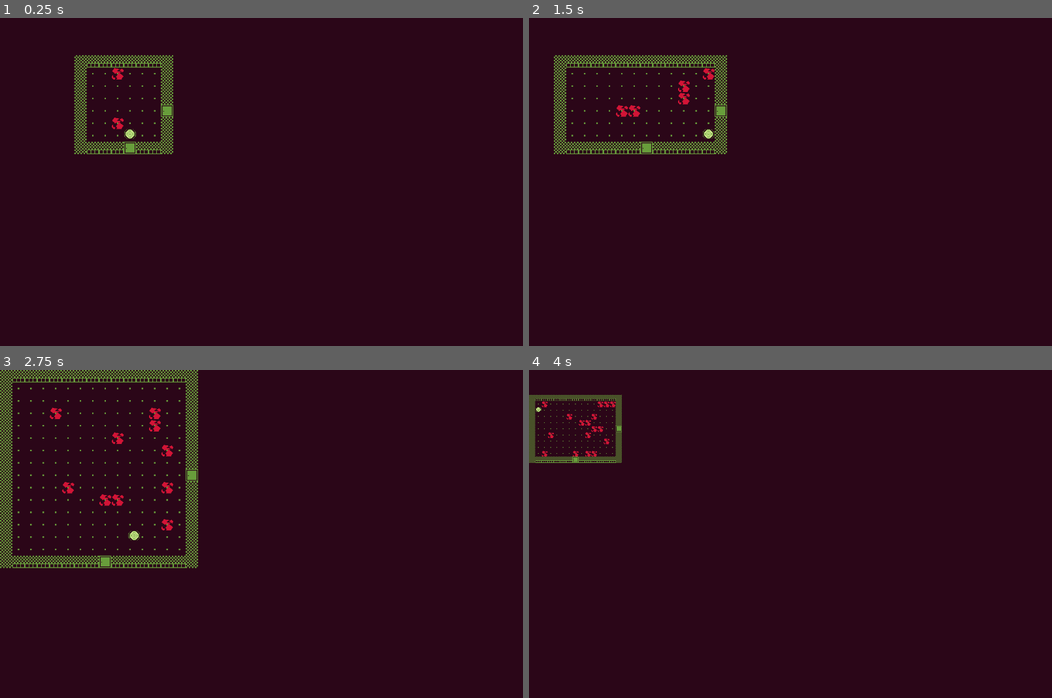
Above: before the commit, frames 1-4 (two rows, left to right).
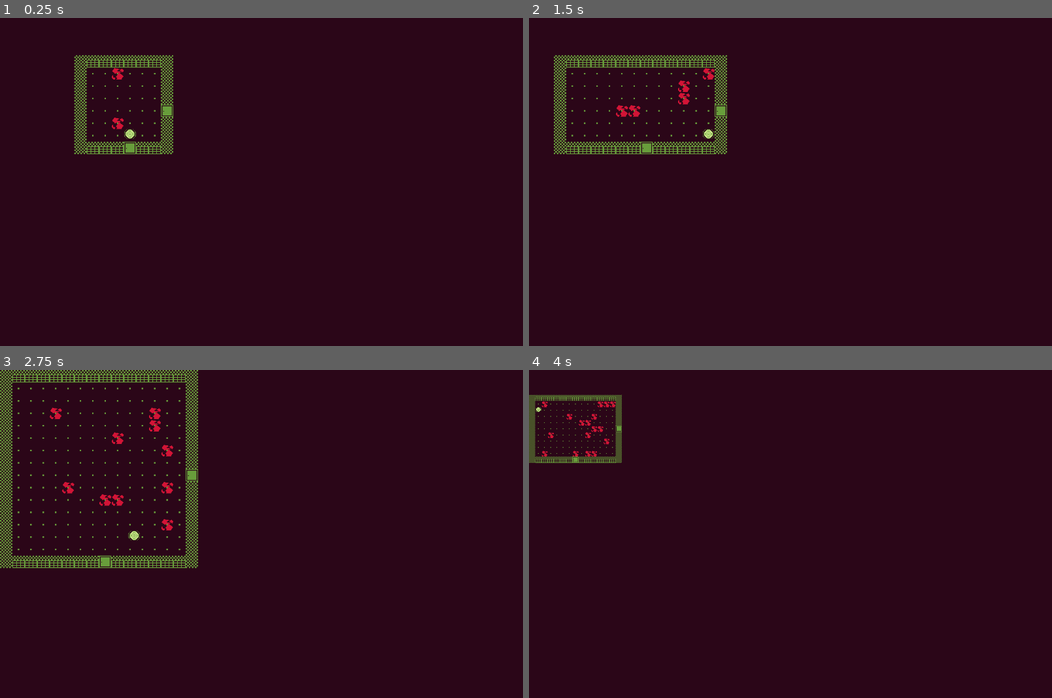
Above: after the commit, the same moments.

Repository: EmilBabazade/rouge-cleaner
Game: Godot game, scene res://scenes/main/main.tscn
Two runs of this game, one before a commit and one after it. Both use one fixed random seed, a clock stepped at 60 frames per second and the inputs below.
Inputs:
- Up to frame 1 (0.25 s): no input
- Up to frame 2 (1.5 s): tap Enter at 0.5 s; hold D (right) 0.53-1.28 s; tap R (generate) at 0.6 s; hold S (down) from 1.28 s (still down); tap Space (clean) at 1.35 s
- Up to frame 3 (2.75 s): tap R (generate) at 1.55, 2.1 s; release S (down) at 2.03 s; hold D (right) from 2.03 s (still down)
- Up to frame 4 (4 s): release D (right) at 2.78 s; hold W (up) 2.78-3.53 s; tap Z (zoom) at 2.85 s; tap R (generate) at 3.05, 3.6 s; hold A (left) from 3.53 s (still down)

The runs differ from the first frame. In frame 1, 0.3% of the frame differs, in the area x 16-31%, y 12-41%; in frame 2, 0.6%; in frame 3, 0.7%, in the area x 2-36%, y 1-60%; in frame 4, 0.2%.

Commit message:
hero generation

Diff:
--- a/project.godot
+++ b/project.godot
@@ -94,6 +94,7 @@
 2d_physics/layer_2="walls"
 2d_physics/layer_3="doors"
 2d_physics/layer_4="dirt"
+2d_physics/layer_5="hero"
 
 [rendering]
 
--- /dev/null
+++ b/scenes/hero/hero.gd
@@ -0,0 +1,2 @@
+extends AnimatableBody2D
+class_name Hero
--- /dev/null
+++ b/scenes/hero/hero.tscn
@@ -0,0 +1,19 @@
+[gd_scene load_steps=4 format=3 uid="uid://d02bsp41n30fk"]
+
+[ext_resource type="Texture2D" uid="uid://c77dxvh10t21" path="res://assets/tileset/hero.png" id="1_4rdp7"]
+[ext_resource type="Script" uid="uid://c0kmvxjqtwuix" path="res://scenes/hero/hero.gd" id="1_jx46w"]
+
+[sub_resource type="RectangleShape2D" id="RectangleShape2D_4rdp7"]
+size = Vector2(16, 16)
+
+[node name="Hero" type="AnimatableBody2D"]
+collision_layer = 16
+collision_mask = 5
+script = ExtResource("1_jx46w")
+
+[node name="Sprite2D" type="Sprite2D" parent="."]
+scale = Vector2(0.5, 0.5)
+texture = ExtResource("1_4rdp7")
+
+[node name="CollisionShape2D" type="CollisionShape2D" parent="."]
+shape = SubResource("RectangleShape2D_4rdp7")
--- a/scenes/main/main.gd
+++ b/scenes/main/main.gd
@@ -33,6 +33,12 @@
 var corridors: Array[Corridor] = []
 var dark_corridors: Array[Corridor] = []
 
+@onready var hero_scene := preload("res://scenes/hero/hero.tscn")
+var hero: Hero
+@export var min_hero_turn := 10
+@export var max_hero_turn := 50
+var hero_turn: int
+var player_spawn_room: Rect2
 
 @onready var dirt_scene:PackedScene = preload("res://scenes/dirt/dirt.tscn")
 @onready var dirt_holder := $DirtHolder
@@ -87,6 +93,16 @@
 			to_remove.append(i)
 	for i in to_remove:
 		dark_rooms.remove_at(i)
+#	add hero that chases the player
+	if TurnManager._turn == hero_turn and not hero.is_node_ready():
+		var room := player_spawn_room
+	#	generate hero in a random coord in first room
+		var cell := Vector2i(
+			randi_range(room.position.x + 1, room.position.x + room.size.x - 2),
+			randi_range(room.position.y + 1, room.position.y + room.size.y - 2)
+		)
+		hero.global_position = floor_layer.map_to_local(cell)
+		add_child(hero)
 
 #  alights the corridor this door is on
 func on_door_opened() -> void:
@@ -133,6 +149,7 @@
 # add the player to the scene in a random room
 func instantiate_player() -> void:
 	var room := rooms[0]
+	player_spawn_room = room
 #	generate player in a random coord in first room
 	var cell := Vector2i(
 		randi_range(room.position.x + 1, room.position.x + room.size.x - 2),
@@ -179,6 +196,10 @@
 	for child in dirt_holder.get_children():
 		child.queue_free.call_deferred()
 	TurnManager.reset()
+	if hero != null:
+		hero.queue_free()
+	hero = hero_scene.instantiate() as Hero
+	hero_turn = randi_range(min_hero_turn, max_hero_turn)
 #	divide the room into screen_size / max_size and create a room in each and connect them
 	var section_count := Vector2i(
 		screen_size.x / max_size.x,
Binary file added: assets/tileset/hero.ase
Binary file added: assets/tileset/hero.png
Not shown, added: assets/tileset/hero.png.import
Binary file changed: assets/tileset/tileset.ase
Binary file changed: assets/tileset/tileset.png
Not shown, added: scenes/hero/hero.gd.uid
